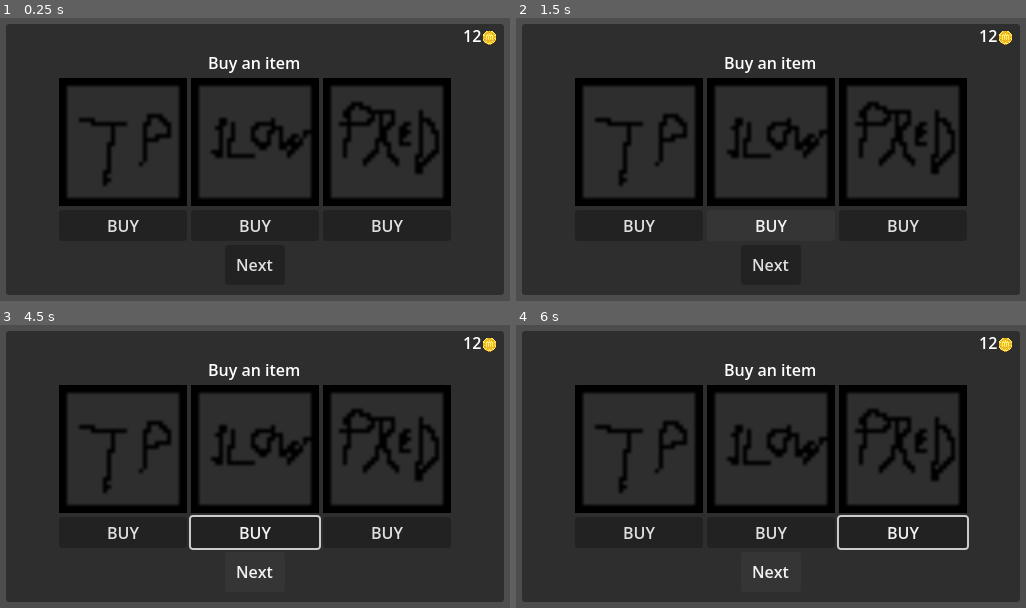
Above: before the commit, frames 1-4 (two rows, left to right).
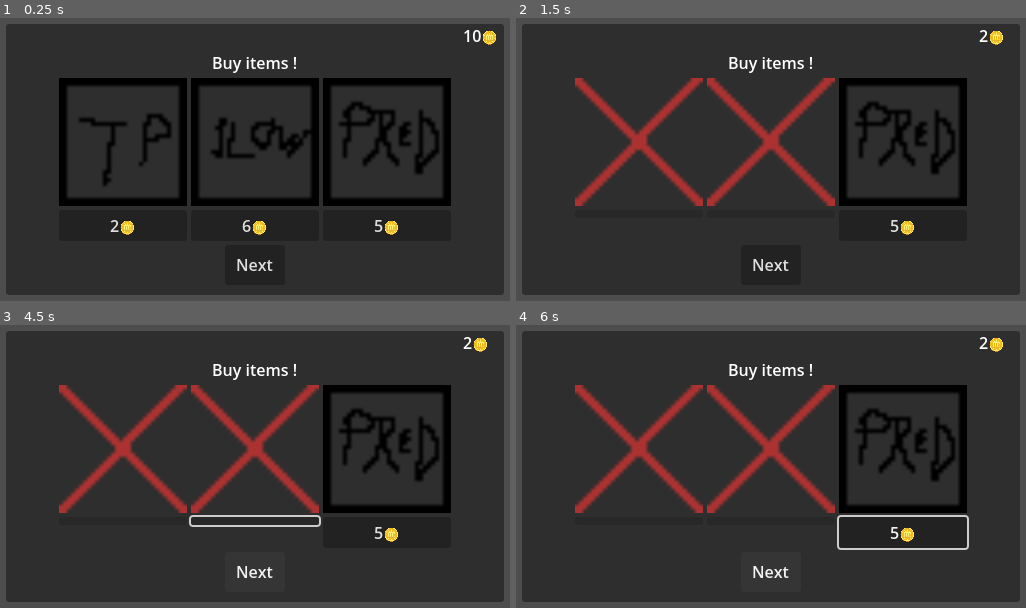
Above: after the commit, the same moments.

Repository: Timeo21/OGJ-8
Game: Godot game, scene res://scenes/tester.tscn
Two runs of this game, one before a commit and one after it. Both use one fixed random seed, a clock stepped at 60 frames per second and the inputs below. This scene is started directly instead of the project's main scene.
Inputs:
- Up to frame 1 (0.25 s): no input
- Up to frame 2 (1.5 s): click "BUY" (after the commit: "2🪙") at 0.5 s; click "BUY" (after the commit: "6🪙") at 1.25 s
- Up to frame 3 (4.5 s): click "BUY" (after the commit: "5🪙") at 2 s; click "Next" at 2.75 s; click "Next" at 3.5 s; tap Enter at 4.25 s; hold D (right) from 4.28 s (still down)
- Up to frame 4 (6 s): tap Space at 5 s; release D (right) at 5.03 s; tap Enter at 5.75 s; hold D (right) from 5.78 s (still down)

The runs differ from the first frame. In frame 1, 1.1% of the frame differs, in the area x 21-95%, y 4-77%; in frame 2, 12%; in frame 3, 13%, in the area x 11-98%, y 4-80%; in frame 4, 12%.

Commit message:
add buying functionality

Diff:
--- a/ressources/items/fast.tres
+++ b/ressources/items/fast.tres
@@ -8,4 +8,5 @@
 name = "Fast"
 id = 4
 image = ExtResource("1_k8cyb")
+price = 3
 metadata/_custom_type_script = "uid://dxnf2wjrm02"
--- a/ressources/items/freeze.tres
+++ b/ressources/items/freeze.tres
@@ -8,4 +8,5 @@
 name = "Freeze"
 id = 2
 image = ExtResource("1_7imyc")
+price = 7
 metadata/_custom_type_script = "uid://dxnf2wjrm02"
--- a/ressources/items/prediction.tres
+++ b/ressources/items/prediction.tres
@@ -8,4 +8,5 @@
 name = "prediciton"
 id = 1
 image = ExtResource("1_obx4w")
+price = 5
 metadata/_custom_type_script = "uid://dxnf2wjrm02"
--- a/ressources/items/slow.tres
+++ b/ressources/items/slow.tres
@@ -7,4 +7,5 @@
 script = ExtResource("1_d0mkl")
 name = "Slow"
 image = ExtResource("1_noueo")
+price = 6
 metadata/_custom_type_script = "uid://dxnf2wjrm02"
--- a/ressources/items/tp.tres
+++ b/ressources/items/tp.tres
@@ -8,4 +8,5 @@
 name = "Teleport"
 id = 3
 image = ExtResource("1_lnd5q")
+price = 2
 metadata/_custom_type_script = "uid://dxnf2wjrm02"
--- a/scenes/buy_panel.gd
+++ b/scenes/buy_panel.gd
@@ -4,17 +4,49 @@
 @export var image1: TextureRect
 @export var image2: TextureRect
 @export var image3: TextureRect
+@export var buy1: Button
+@export var buy2: Button
+@export var buy3: Button
+@export var out_of_stock_img: Texture2D
+@export var money_label: Label
+
+@onready var images: Array[TextureRect] = [image1, image2, image3]
+@onready var buy_buttons: Array[Button] = [buy1, buy2, buy3]
+
+var to_offer: Array[Utils.ItemId]
 
 func setup_shop() -> void:
-	var to_offer := GameState.item_pool
+	to_offer = GameState.item_pool
+	print(GameState.item_pool)
 	to_offer.shuffle()
+	to_offer = to_offer.slice(0, 3)
+
+	money_label.text = "%d🪙" % GameState.bank_money
+
 	var db: Dictionary[Utils.ItemId, GameItem] = GameState.item_db
-	image1.texture = db[to_offer[0]].image
-	image2.texture = db[to_offer[1]].image
-	image3.texture = db[to_offer[2]].image
+	for i in range(3):
+		var item: GameItem = db[to_offer[i]]
+		images[i].texture = item.image
+		buy_buttons[i].text =  "%d🪙" % item.price
 
 func process_buy_press(pos: Utils.BuyButtonPostion) -> void:
-	pass
+	var db: Dictionary[Utils.ItemId, GameItem] = GameState.item_db
+	print(to_offer)
+	var item: GameItem = db[to_offer[pos]]
+	if GameState.bank_money < item.price:
+		return
+	GameState.bank_money -= item.price
+	money_label.text = "%d🪙" % GameState.bank_money
+
+	var selected: Utils.ItemId = to_offer[pos]
+	var idx: int = GameState.item_pool.find(selected)
+	GameState.item_pool.remove_at(idx)
+	GameState.owned_items.push_back(selected)
+
+	images[pos].texture = out_of_stock_img
+	buy_buttons[pos].text =  ""
+	buy_buttons[pos].disabled = true
+
 
 func _on_button_left_pressed() -> void:
 	process_buy_press(Utils.BuyButtonPostion.LEFT)
--- a/scenes/buy_panel.tscn
+++ b/scenes/buy_panel.tscn
@@ -2,8 +2,9 @@
 
 [ext_resource type="Script" uid="uid://c3pyh52cjbn6y" path="res://scenes/buy_panel.gd" id="1_lqr4q"]
 [ext_resource type="Texture2D" uid="uid://b5f33agcwrnbb" path="res://assets/fast.png" id="2_uyl20"]
+[ext_resource type="Texture2D" uid="uid://bxl3m04s4mk7t" path="res://assets/out_of_stock.png" id="2_wgexy"]
 
-[node name="BuyPanel" type="Panel" unique_id=2124875960 node_paths=PackedStringArray("image1", "image2", "image3")]
+[node name="BuyPanel" type="Panel" unique_id=2124875960 node_paths=PackedStringArray("image1", "image2", "image3", "buy1", "buy2", "buy3", "money_label")]
 anchors_preset = 15
 anchor_right = 1.0
 anchor_bottom = 1.0
@@ -17,6 +18,11 @@
 image1 = NodePath("MarginContainer/VBoxContainer/HBoxContainer/VBoxContainer1/TextureRect")
 image2 = NodePath("MarginContainer/VBoxContainer/HBoxContainer/VBoxContainer2/TextureRect")
 image3 = NodePath("MarginContainer/VBoxContainer/HBoxContainer/VBoxContainer3/TextureRect")
+buy1 = NodePath("MarginContainer/VBoxContainer/HBoxContainer/VBoxContainer1/ButtonLeft")
+buy2 = NodePath("MarginContainer/VBoxContainer/HBoxContainer/VBoxContainer2/ButtonMiddle")
+buy3 = NodePath("MarginContainer/VBoxContainer/HBoxContainer/VBoxContainer3/ButtonRight")
+out_of_stock_img = ExtResource("2_wgexy")
+money_label = NodePath("Label")
 
 [node name="Label" type="Label" parent="." unique_id=1538008580]
 layout_mode = 1
@@ -46,7 +52,7 @@
 
 [node name="Label" type="Label" parent="MarginContainer/VBoxContainer" unique_id=1867033752]
 layout_mode = 2
-text = "Buy an item"
+text = "Buy items !"
 horizontal_alignment = 1
 
 [node name="HBoxContainer" type="HBoxContainer" parent="MarginContainer/VBoxContainer" unique_id=1777952964]
--- a/scenes/tester.tscn
+++ b/scenes/tester.tscn
@@ -12,3 +12,4 @@
 visible = false
 
 [node name="BuyPanel" parent="." unique_id=2124875960 instance=ExtResource("3_m6jnb")]
+visible = false
--- a/scripts/GameItem.gd
+++ b/scripts/GameItem.gd
@@ -4,3 +4,4 @@
 @export var name: String
 @export var id: Utils.ItemId
 @export var image: Texture2D
+@export var price: int
--- a/scripts/game_state.gd
+++ b/scripts/game_state.gd
@@ -1,16 +1,16 @@
 extends Node
 
 var owned_items: Array[Utils.ItemId] = []
+var bank_money: int = 0
 @onready var item_pool: Array[Utils.ItemId] = load_item_pool()
-var bank_money: int = 0
 @onready var item_db: Dictionary[Utils.ItemId, GameItem] = load_resources_indexed_by_property("res://ressources/items/")
 
 func load_item_pool() -> Array[Utils.ItemId]:
-	var item_pool: Array[Utils.ItemId] = []
+	var pool: Array[Utils.ItemId] = []
 
 	for v in Utils.ItemId.values():
-		item_pool.append(v)
-	return item_pool
+		pool.append(v)
+	return pool
 
 func load_resources_indexed_by_property(path: String) -> Dictionary[Utils.ItemId, GameItem]:
 	var result: Dictionary[Utils.ItemId, GameItem] = {}
--- a/scripts/tester.gd
+++ b/scripts/tester.gd
@@ -14,9 +14,12 @@
 
 	if test_number == 2:
 		print("trying to update summary")
+		$DaySummaryPanel.show()
 		$DaySummaryPanel.display_day_summary(DaySummary.new(2,3,4))
 
 	if test_number == 3:
 		randomize()
 		print("trying to update buy panel")
+		GameState.bank_money = 10
+		$BuyPanel.show()
 		$BuyPanel.setup_shop()
Binary file added: assets/out_of_stock.png
Not shown, added: assets/out_of_stock.png.import
